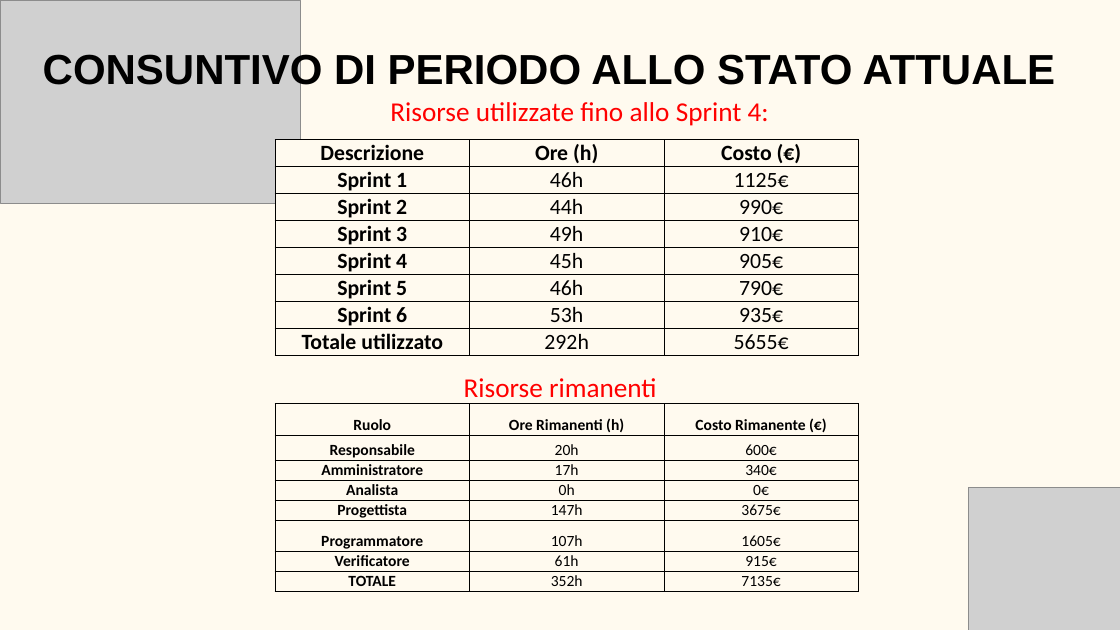
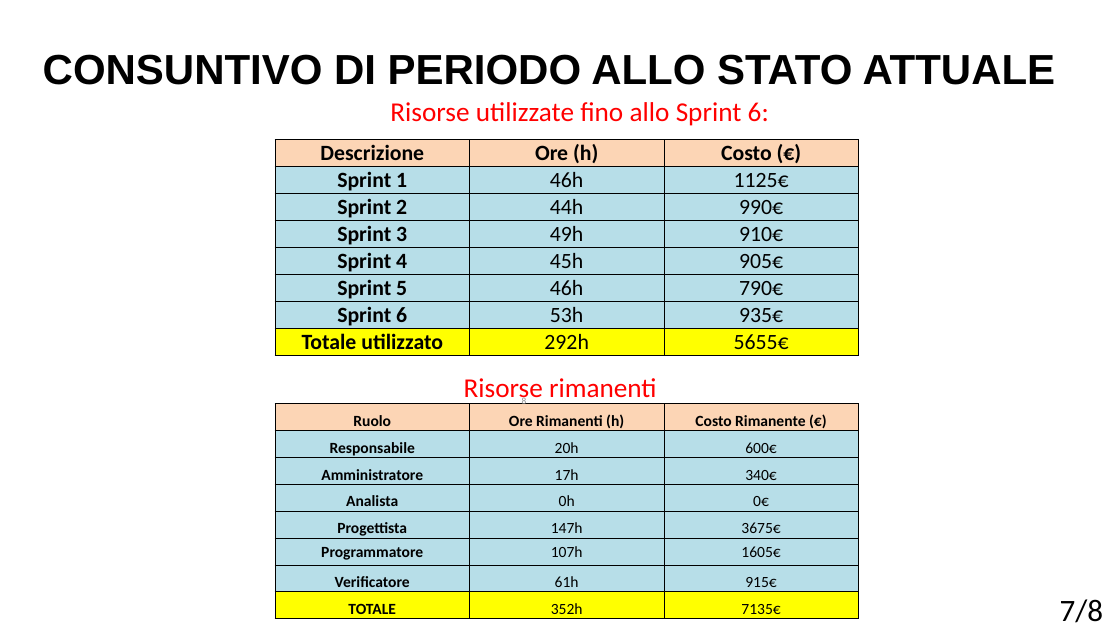
Before and after one commit to BugBustersUnipd/DocumentazioneSWE, a slide deck: slide 8 of RTB/PRESENTAZIONE RTB/Presentazione RTB.pptx (slide 9 before the commit). Drawn at 1120x630 pixels with LibreOffice and Linux fonts; fonts in the diff are those of the drawing; grey boxes stand for pictures; background and template pictures are left out. Boxes give left, top, right and bottom in pixels: in the first picture for what was removed or moved away, otherwise in the second. Text is boxed around its words. In the diff, an @@ line names an element or a change of style, - is before the commit and + after.

```diff
--- a/RTB/PRESENTAZIONE RTB/Presentazione RTB.pptx
+++ b/RTB/PRESENTAZIONE RTB/Presentazione RTB.pptx
@@ background #FFFAEF to picture (left out) @@
@@ picture removed at (0,0,301,203) @@
@@ text at (390,102,769,126): text changed @@
-Risorse utilizzate fino allo Sprint 4:
+Risorse utilizzate fino allo Sprint 6:
@@ table at (275,139,858,360) @@
@@ fill #FFFAEF to #FCD5B5 in row 1 @@
@@ fill #FFFAEF to #B7DEE8 in 18 cells @@
@@ fill #FFFAEF to #FFFF00 in row 8 @@
@@ table at (275,404,858,623) @@
@@ fill #FFFAEF to #FCD5B5 in row 1 @@
@@ fill #FFFAEF to #B7DEE8 in 18 cells @@
@@ fill #FFFAEF to #FFFF00 in row 8 @@
@@ page number added at (522,396,527,404), 12 pt, text #8C8C8C @@
+8
@@ picture removed at (968,488,1120,630) @@
@@ text added at (1060,599,1103,623), 40 pt, text #000000 @@
+7/8
```
Also in this commit, not shown: 8 other slides changed, 1 slide removed, 1 other file.
